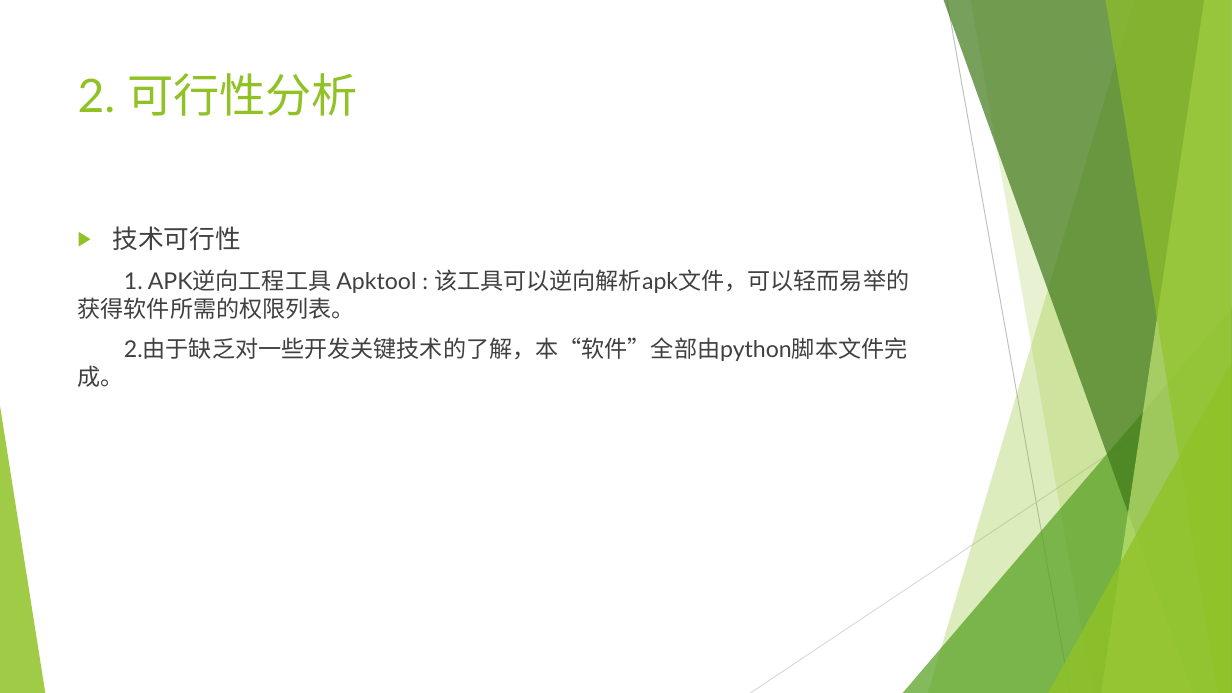
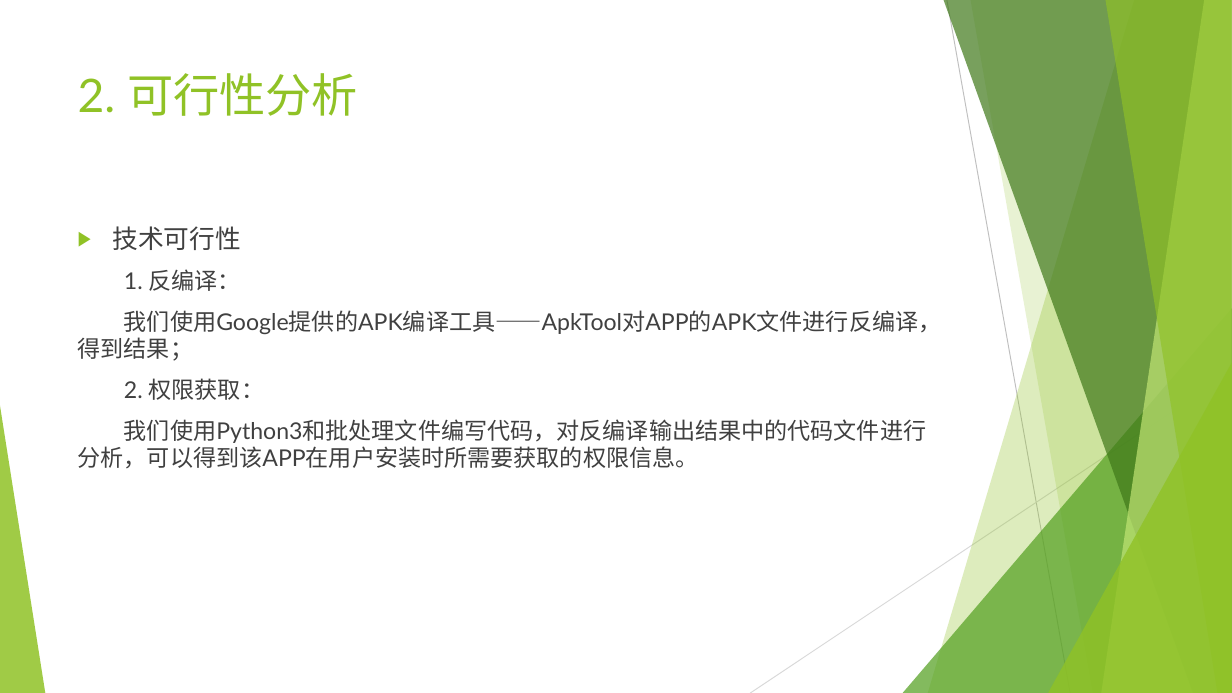
Before and after one commit to mmmmmmiracle/SE_project, a slide deck: slide 4 of doc/SE_project.pptx. Drawn at 1232x693 pixels with LibreOffice and Linux fonts; fonts in the diff are those of the drawing. Boxes give left, top, right and bottom in pixels: in the first picture for what was removed or moved away, otherwise in the second. Text is boxed around its words. In the diff, an @@ line names an element or a change of style, - is before the commit and + after.

```diff
--- a/doc/SE_project.pptx
+++ b/doc/SE_project.pptx
@@ text at (78, 269, 942, 468): text changed @@
-1. APK逆向工程工具 Apktool : 该工具可以逆向解析apk文件，可以轻而易举的获得软件所需的权限列表。
-2.由于缺乏对一些开发关键技术的了解，本“软件”全部由python脚本文件完成。
+1. 反编译：
+我们使用Google提供的APK编译工具——ApkTool对APP的APK文件进行反编译，得到结果；
+2. 权限获取：
+我们使用Python3和批处理文件编写代码，对反编译输出结果中的代码文件进行分析，可以得到该APP在用户安装时所需要获取的权限信息。
```
Also in this commit, not shown: 4 other slides changed, 4 slides added.
